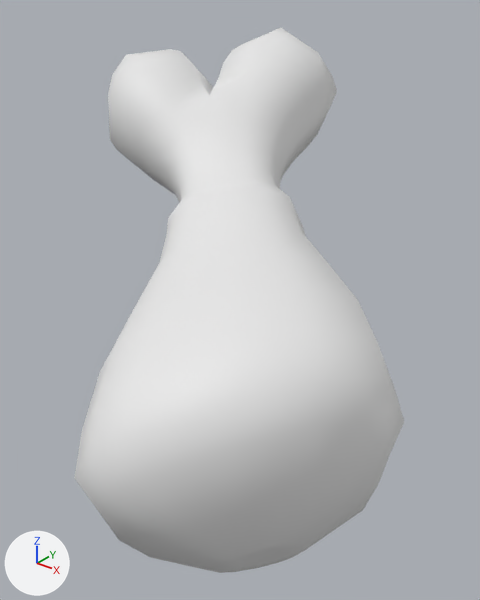
A saved change to the glTF model src/assets/glb/kits/pirate/ui/ChickenLeg.glb.
Rendered twice from a camera (50 mm lens) standing at (41.2, -51.9, 28.9) and looking at (0.1, -0.6, -2.9). Arrows for +X, +Y and +Z are at lower left; the lights stay in place. The older version comes first. Where no turn or scale is listed for an object, it has been applied to the vertices.

In view in the first picture: 'UI_ChickenLeg'.
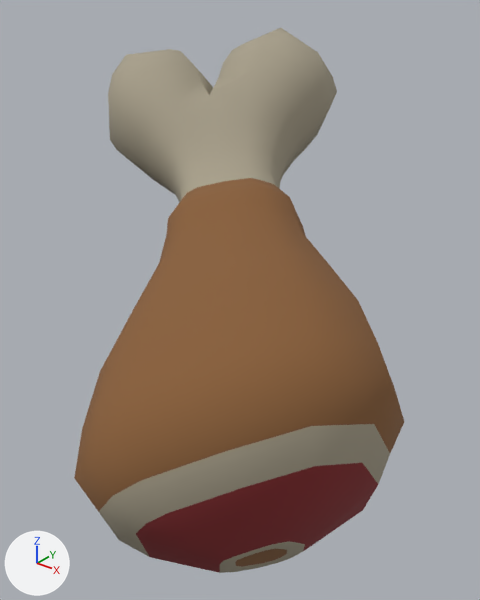
The newer file is also rescaled (x0.01) as a whole; pictures and numbers use the older file's frame.

Where the change shows, as pixel boxes [x1, y1, x2, y2] in the pictures (480 x 600 px):
'UI_ChickenLeg', surface changed (white to brown): [74, 28, 404, 573] in both

What changed in the scene script:
```text
Add img_atlas_pirate:
    img_atlas_pirate = load_image('Atlas_Pirate', '_unpacked/Atlas_Pirate', 32, 32, 'sRGB')
Change mat_atlas:
    remove mat_atlas.base_color = (0.8, 0.8, 0.8)  # white #e7e7e7
    add mat_atlas.texture = img_atlas_pirate
    mat_atlas.roughness: 0.553 -> 1.0
```
